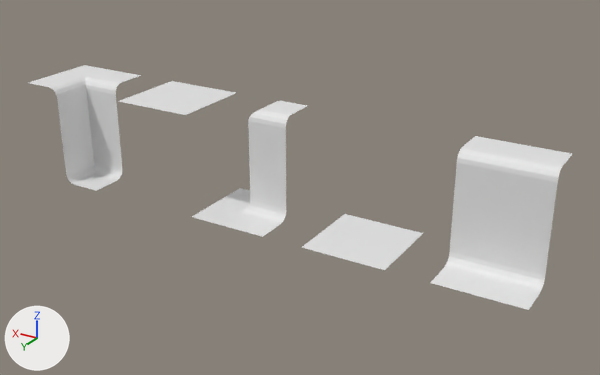
Before and after pictures for a commit that changed the Blender file Source Assets/tiles.blend.
Rendered twice from a 50 mm lens placed at (-7.26, 14.83, 8.32), pointed at (1.76, -0.22, 0.8). The lights are fixed; the arrows at lower left show +X, +Y and +Z.

The first picture shows 'Ceiling', 'CornerConcave', 'CornerConvex', 'Floor', 'Wall'.
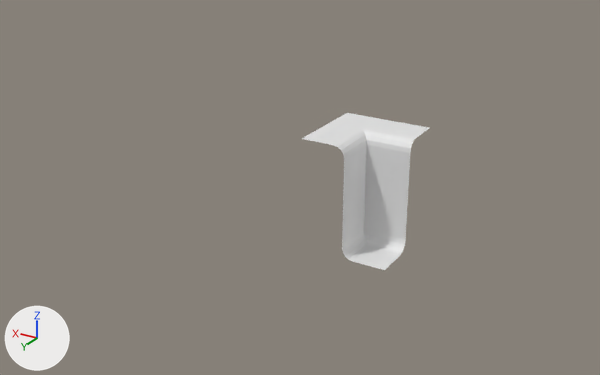
The change, as a list of edits to the scene's bpy script:
```text
Change ob_floor:
    add ob_floor.hide_set(True)
Change ob_ceiling:
    ob_ceiling.location: (5.0, 0.0, 2.5) -> (0.0, 0.0, 2.5)
    add ob_ceiling.hide_set(True)
Change ob_wall:
    ob_wall.location: (-3.0, 0.0, 2.5) -> (0.0, 0.0, 2.5)
    add ob_wall.hide_set(True)
Change ob_cornerconvex:
    ob_cornerconvex.location: (3.0, 0.0, 2.5) -> (0.0, 0.0, 2.5)
    add ob_cornerconvex.hide_set(True)
Change ob_cornerconcave:
    ob_cornerconcave.location: (8.0, 0.0, 2.5) -> (0.0, 0.0, 2.5)
```

Location of each change, [x1, y1, x2, y2] in pixels of the pictures (600 x 375 px):
'CornerConcave', moved
    before: [28, 65, 141, 191]
    after: [302, 113, 429, 270]
'Wall', hidden
    before: [430, 136, 572, 310]
'CornerConvex', hidden
    before: [192, 101, 307, 237]
'Floor', hidden
    before: [302, 214, 423, 270]
'Ceiling', hidden
    before: [119, 81, 236, 115]
